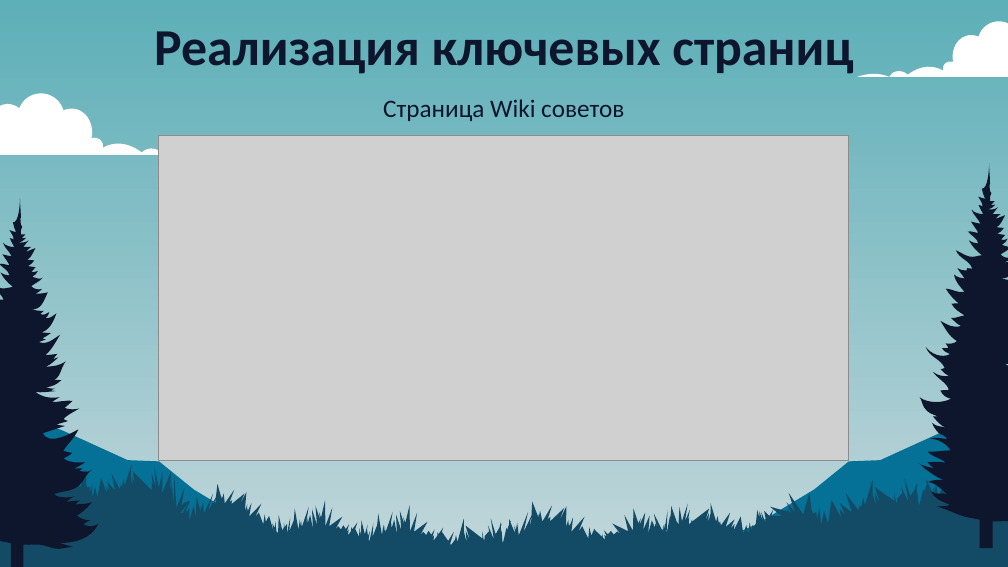
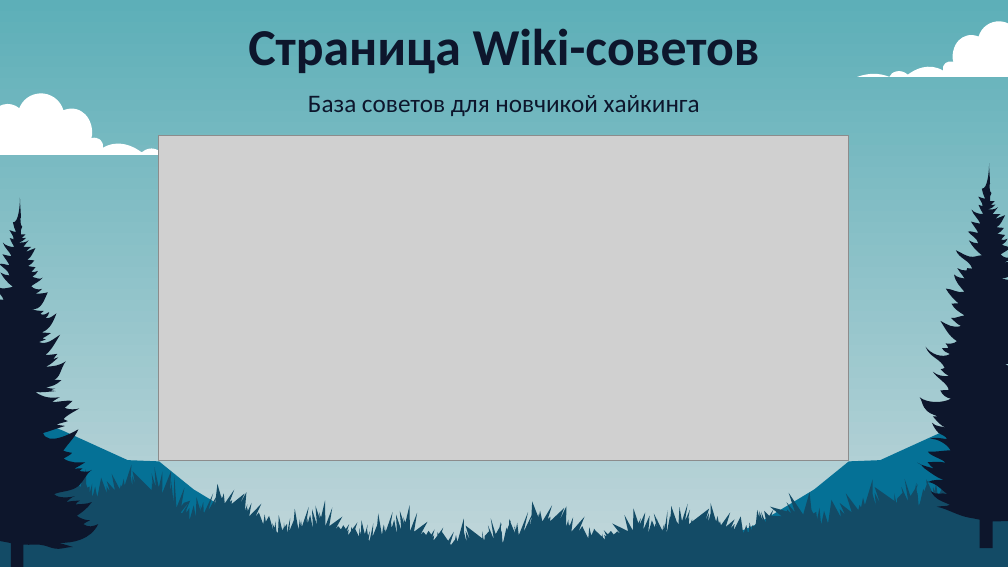
Before and after one commit to pepukcoder/peakish, a slide deck: slide 10 of report/Презентация_диплом_ООП_Апанасенко_Владислав_ПКС-2-23.pptx. Drawn at 1008x567 pixels with LibreOffice and Linux fonts; fonts in the diff are those of the drawing; grey boxes stand for pictures. Boxes give left, top, right and bottom in pixels: in the first picture for what was removed or moved away, otherwise in the second. Text is boxed around its words. In the diff, an @@ line names an element or a change of style, - is before the commit and + after.

```diff
--- a/report/Презентация_диплом_ООП_Апанасенко_Владислав_ПКС-2-23.pptx
+++ b/report/Презентация_диплом_ООП_Апанасенко_Владислав_ПКС-2-23.pptx
@@ title at bbox=[248, 28, 760, 74]: text changed @@
-Реализация ключевых страниц
+Страница Wiki-советов
@@ text added at bbox=[308, 95, 700, 116], 18 pt, text #0D162C @@
+База советов для новчикой хайкинга
@@ text removed at bbox=[383, 99, 624, 121] @@
-Страница Wiki советов
```
Also in this commit, not shown: 4 other slides changed, 3 other files.
